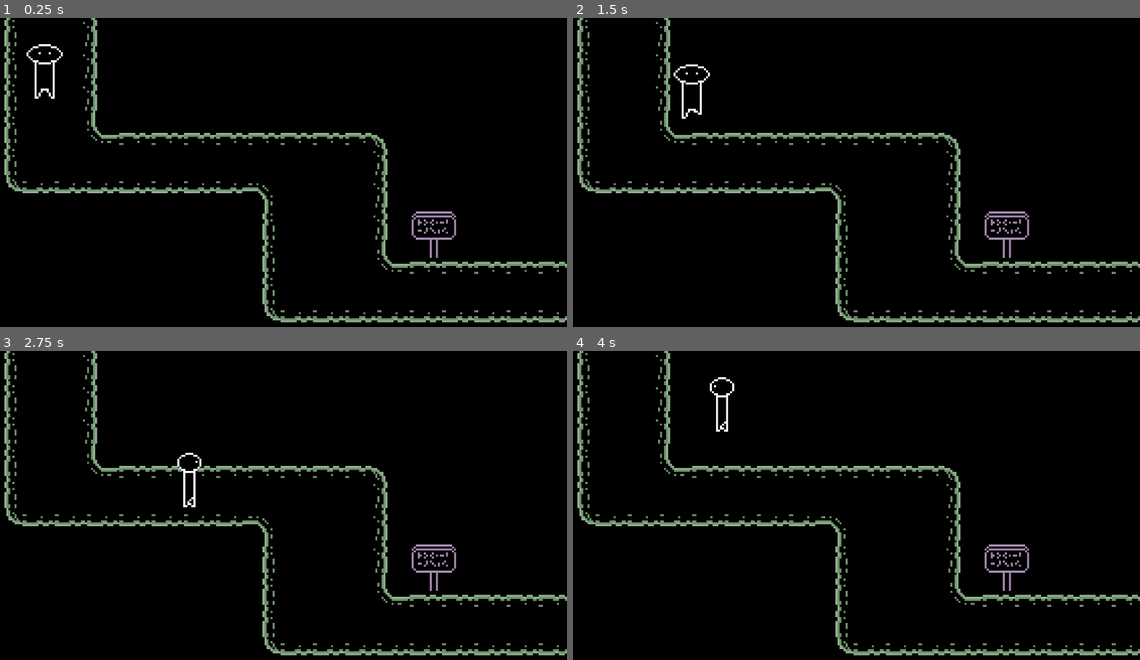
Above: before the commit, frames 1-4 (two rows, left to right).
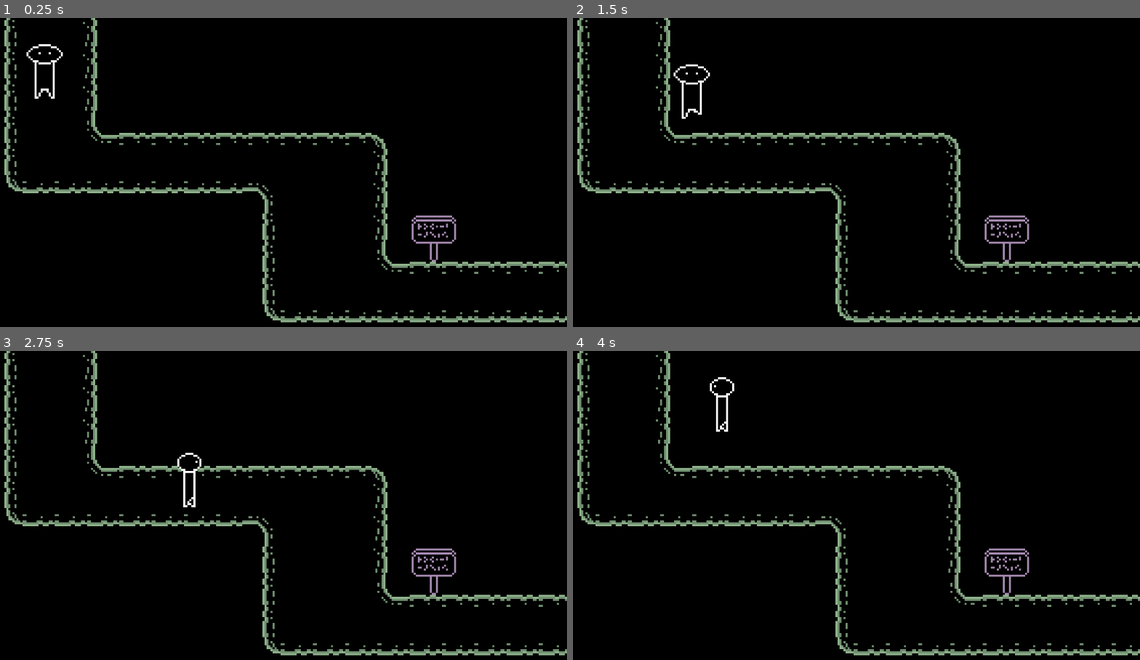
Above: after the commit, the same moments.

Repository: shuofsin/GameOffGame
Game: Godot game, scene res://scenes/world.tscn
Two runs of this game, one before a commit and one after it. Both use one fixed random seed, a clock stepped at 60 frames per second and the inputs below.
Inputs:
- Up to frame 1 (0.25 s): no input
- Up to frame 2 (1.5 s): hold Right (ui_right) 0.53-1.28 s; hold Down (ui_down) from 1.28 s (still down)
- Up to frame 3 (2.75 s): release Down (ui_down) at 2.03 s; hold Right (ui_right) from 2.03 s (still down)
- Up to frame 4 (4 s): release Right (ui_right) at 2.78 s; hold Up (ui_up) 2.78-3.53 s; hold Left (ui_left) from 3.53 s (still down)

The runs differ from the first frame. In frame 1, 0.4% of the frame differs, in the area x 72-81%, y 62-80%; in frame 2, 0.4%; in frame 3, 0.4%; in frame 4, 0.4%.

Commit message:
Day 6. Started textbox

Diff:
--- a/scenes/player.tscn
+++ b/scenes/player.tscn
@@ -1,6 +1,6 @@
-[gd_scene load_steps=18 format=3 uid="uid://dgxc32vswsvwk"]
+[gd_scene load_steps=19 format=3 uid="uid://dgxc32vswsvwk"]
 
-[ext_resource type="Script" path="res://scenes/player.gd" id="1_0mgi5"]
+[ext_resource type="Script" path="res://scripts/player.gd" id="1_0mgi5"]
 [ext_resource type="Texture2D" uid="uid://ige14jt2p0pb" path="res://sprites/player/player.png" id="1_1v3k8"]
 
 [sub_resource type="AtlasTexture" id="AtlasTexture_bu8oc"]
@@ -121,6 +121,10 @@
 radius = 5.0
 height = 12.0
 
+[sub_resource type="CapsuleShape2D" id="CapsuleShape2D_ffqsc"]
+radius = 5.0
+height = 28.0
+
 [node name="player" type="CharacterBody2D"]
 z_index = 1
 z_as_relative = false
@@ -134,3 +138,10 @@
 [node name="CollisionShape2D" type="CollisionShape2D" parent="."]
 position = Vector2(0, 10)
 shape = SubResource("CapsuleShape2D_wnw8q")
+
+[node name="interactbox" type="Area2D" parent="."]
+
+[node name="CollisionShape2D2" type="CollisionShape2D" parent="interactbox"]
+position = Vector2(0, 2)
+shape = SubResource("CapsuleShape2D_ffqsc")
+debug_color = Color(0.584556, 0.420416, 0.908604, 0.42)
--- /dev/null
+++ b/scenes/textbox.tscn
@@ -0,0 +1,61 @@
+[gd_scene load_steps=4 format=3 uid="uid://d0h3y5qkdggmd"]
+
+[ext_resource type="Script" path="res://scripts/textbox.gd" id="1_2gbuk"]
+[ext_resource type="PackedScene" uid="uid://8qse46faygwv" path="res://scenes/world.tscn" id="1_hcex4"]
+
+[sub_resource type="StyleBoxFlat" id="StyleBoxFlat_rqgfa"]
+bg_color = Color(0, 0, 0, 1)
+border_width_left = 2
+border_width_top = 2
+border_width_right = 2
+border_width_bottom = 2
+
+[node name="textbox" type="CanvasLayer"]
+script = ExtResource("1_2gbuk")
+
+[node name="World" parent="." instance=ExtResource("1_hcex4")]
+
+[node name="textboxContainer" type="MarginContainer" parent="."]
+z_index = 2
+y_sort_enabled = true
+offset_left = 9.0
+offset_top = 112.0
+offset_right = 281.0
+offset_bottom = 153.0
+theme_override_constants/margin_left = 0
+
+[node name="Panel" type="Panel" parent="textboxContainer"]
+layout_mode = 2
+theme_override_styles/panel = SubResource("StyleBoxFlat_rqgfa")
+
+[node name="MarginContainer" type="MarginContainer" parent="textboxContainer"]
+layout_mode = 2
+theme_override_constants/margin_left = 5
+theme_override_constants/margin_top = 5
+theme_override_constants/margin_right = 5
+theme_override_constants/margin_bottom = 5
+
+[node name="HBoxContainer" type="HBoxContainer" parent="textboxContainer/MarginContainer"]
+layout_mode = 2
+
+[node name="start" type="Label" parent="textboxContainer/MarginContainer/HBoxContainer"]
+custom_minimum_size = Vector2(6, 14)
+layout_mode = 2
+size_flags_vertical = 0
+theme_override_font_sizes/font_size = 10
+text = "*"
+
+[node name="Label" type="Label" parent="textboxContainer/MarginContainer/HBoxContainer"]
+layout_mode = 2
+size_flags_horizontal = 3
+size_flags_vertical = 0
+theme_override_font_sizes/font_size = 10
+text = "sdjhfkljshfkjshflshlkfjsljfl;skjfl;sadfsfsfsfsfsfsfsfdfdfdfdfdfdfdfdfdfdfdfdfd"
+autowrap_mode = 1
+
+[node name="end" type="Label" parent="textboxContainer/MarginContainer/HBoxContainer"]
+custom_minimum_size = Vector2(6, 14)
+layout_mode = 2
+size_flags_vertical = 8
+theme_override_font_sizes/font_size = 10
+text = "v"
--- a/scenes/world.tscn
+++ b/scenes/world.tscn
@@ -49,4 +49,4 @@
 layer_0/tile_data = PackedInt32Array(0, 0, 2, 65536, 0, 2, 131072, 0, 2, 196608, 0, 2, 262144, 0, 2, 327680, 0, 3, 3932 …(8788 unchanged characters)…
 
 [node name="StaticBody2D" parent="." instance=ExtResource("3_xgp8k")]
-position = Vector2(222, 107)
+position = Vector2(222, 109)
--- /dev/null
+++ b/scripts/textbox.gd
@@ -0,0 +1,43 @@
+extends CanvasLayer
+
+@onready var textbox_container: MarginContainer = $textboxContainer
+@onready var start: Label = $textboxContainer/MarginContainer/HBoxContainer/start
+@onready var label: Label = $textboxContainer/MarginContainer/HBoxContainer/Label
+@onready var end: Label = $textboxContainer/MarginContainer/HBoxContainer/end
+
+const CHAR_READ_RATE = 0.5
+
+# Called when the node enters the scene tree for the first time.
+func _ready() -> void:
+	hide_textbox()
+	add_text("This text is going to be added!")
+	pass # Replace with function body.
+
+# Hide textbox
+func hide_textbox() -> void:
+	textbox_container.hide()
+	start.text = "";
+	label.text = "";
+	end.text = "";
+	pass
+
+func show_textbox() -> void:
+	textbox_container.show()
+	start.text = "*";
+	pass
+
+func add_text(next_text: String) -> void:
+	label.text = next_text;
+	show_textbox();
+	var tween = get_tree().create_tween()
+	# tween.tween_property(label, "visible_characters", , len(next_text) * CHAR_READ_RATE).from(0).finished
+	tween.connect("finished", on_tween_finished)
+	pass
+
+func on_tween_finished() -> void:
+	end.text = "v"
+	pass
+
+# Called every frame. 'delta' is the elapsed time since the previous frame.
+func _process(delta: float) -> void:
+	pass
Renamed: scenes/player.gd -> scripts/player.gd
Binary file changed: sprites/sign/sign.png
